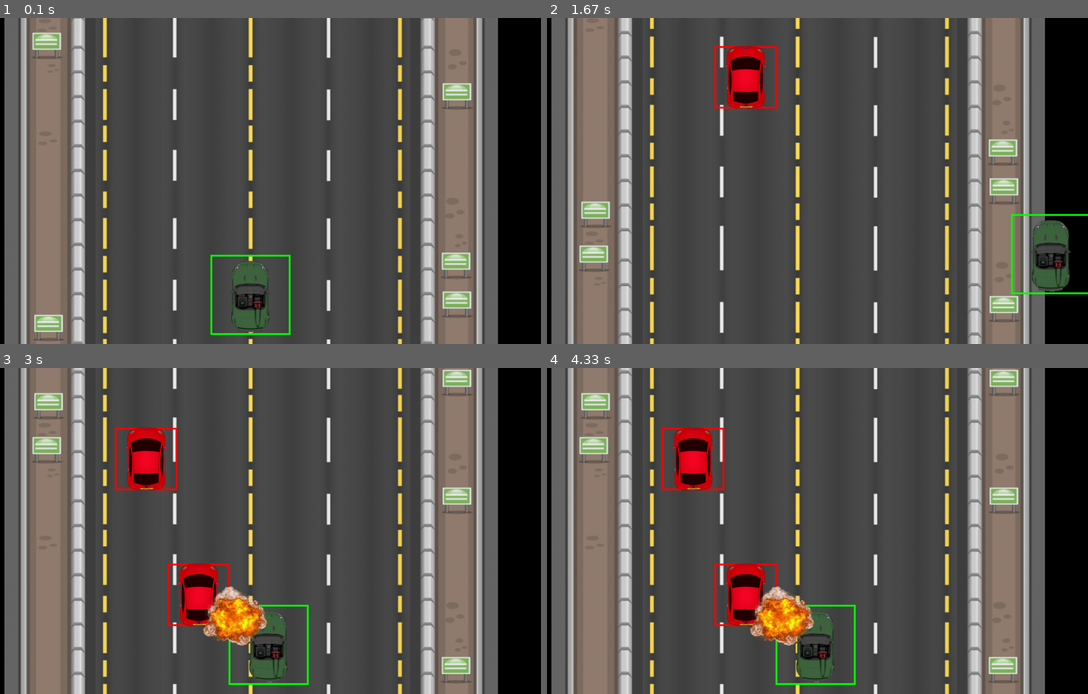
Above: before the commit, frames 1-4 (two rows, left to right).
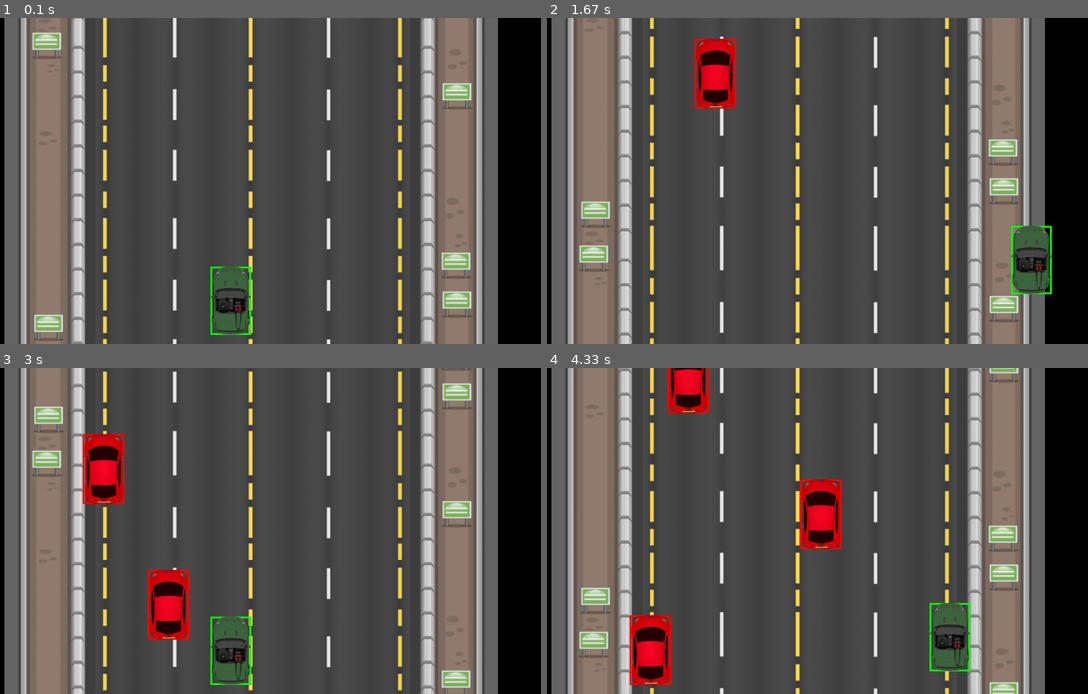
Above: after the commit, the same moments.

Repository: KidIsKing/TheFastestCar
Game: pygame game, started from racing_game.py
The game is run twice, just before and just after one commit, with the same random seed, the same clock (stepped at 60 frames per second) and the same inputs.
Inputs:
- Up to frame 1 (0.1 s): no input
- Up to frame 2 (1.67 s): hold Right 0.33-0.8 s; hold Up 0.83-1.13 s; hold Right 1.17-1.63 s
- Up to frame 3 (3 s): hold Left 1.67-2.2 s; hold Down 2.23-2.53 s; hold Left 2.57-2.97 s
- Up to frame 4 (4.33 s): hold Up 3-3.37 s; hold Right 3.4-4.03 s; hold Down from 4.07 s (still down)

The runs differ from the first frame. In frame 1, 1.5% of the frame differs, in the area x 38-54%, y 72-98%; in frame 2, 4.5%; in frame 3, 14%; in frame 4, 16%, in the area x 5-88%, y 0-100%.

Commit message:
fix assets size

Diff:
--- a/racing_game.py
+++ b/racing_game.py
@@ -22,7 +22,7 @@
 player_img = pygame.image.load(ASSETS["player"])
 player_img = pygame.transform.rotate(player_img, 90)
 player_ratio = player_img.get_width() / player_img.get_height()
-player_img = pygame.transform.smoothscale(player_img, (player_img.get_width() * 0.3, player_img.get_width() * 0.3))
+player_img = pygame.transform.smoothscale(player_img, (player_img.get_width() * 0.3, player_img.get_width() * 0.5))
 
 PLAYER_START_X = WIDTH // 2 - 90
 PLAYER_START_Y = HEIGHT - player_img.get_height() - 20
@@ -37,12 +37,12 @@
 last_spawn_time = pygame.time.get_ticks()
 
 enemy_img = pygame.image.load(ASSETS["enemy"])
-enemy_img = pygame.transform.smoothscale(enemy_img, (enemy_img.get_width() * 0.15, enemy_img.get_width() * 0.15))
+enemy_img = pygame.transform.smoothscale(enemy_img, (enemy_img.get_width() * 0.15, enemy_img.get_width() * 0.25))
 
 enemies = []
 
 fire_img = pygame.image.load(ASSETS["fire"])
-fire_img = pygame.transform.smoothscale(fire_img, (400, 200))
+fire_img = pygame.transform.smoothscale(fire_img, (fire_img.get_width() * 0.5, fire_img.get_width() * 0.5))
 
 
 pygame.init()
Binary file changed: assets/car_player.png
Binary file changed: assets/enemy_player.png
Binary file changed: assets/fire.png
